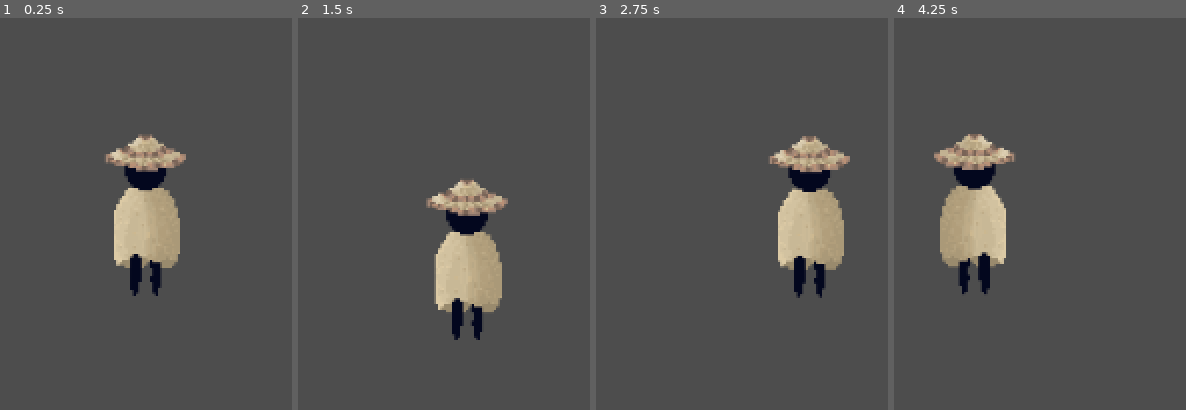
Above: before the commit, frames 1-4 (left to right).
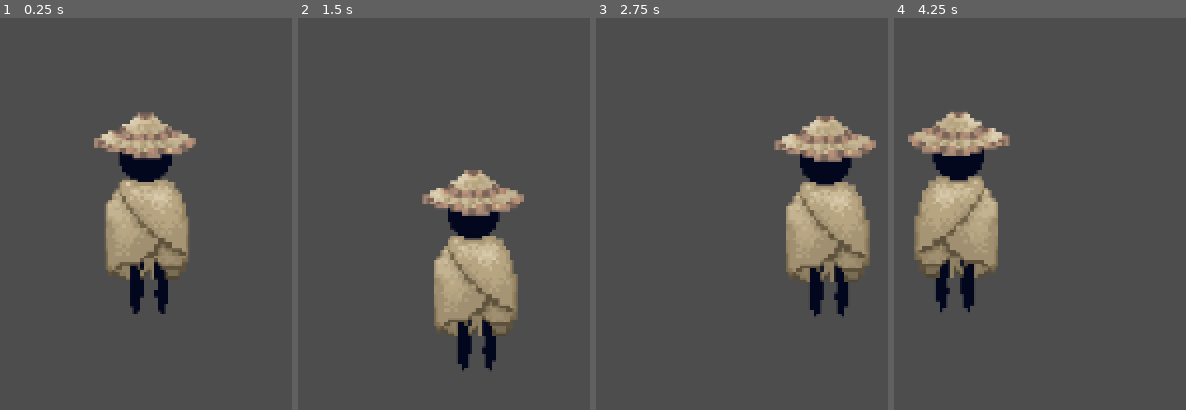
Above: after the commit, the same moments.

Repository: liu-petter/twilights-descent
Game: Godot game, scene res://scenes/areas/root.tscn
Same seed, same stepped clock (60 frames per second), same inputs: the game is played once before the commit and once after it. Before the commit the project starts from res://scenes/root.tscn.
Inputs:
- Up to frame 1 (0.25 s): no input
- Up to frame 2 (1.5 s): tap Enter at 0.5 s; hold D (right) 0.53-1.28 s; hold S (down) from 1.28 s (still down)
- Up to frame 3 (2.75 s): release S (down) at 2.03 s; hold D (right) from 2.03 s (still down)
- Up to frame 4 (4.25 s): release D (right) at 2.78 s; hold W (up) 2.78-3.53 s; hold A (left) from 3.53 s (still down)

The runs differ from the first frame. In frame 1, 7.9% of the frame differs, in the area x 32-68%, y 23-76%; in frame 2, 7.1%; in frame 3, 8.8%; in frame 4, 9.0%, in the area x 4-42%, y 23-75%.

Commit message:
updated static character

Diff:
--- a/project.godot
+++ b/project.godot
@@ -11,7 +11,7 @@
 [application]
 
 config/name="twilights-descent"
-run/main_scene="res://scenes/root.tscn"
+run/main_scene="res://scenes/areas/root.tscn"
 config/features=PackedStringArray("4.2", "Forward Plus")
 config/icon="res://icon.svg"
 
--- /dev/null
+++ b/scenes/areas/root.tscn
@@ -0,0 +1,13 @@
+[gd_scene load_steps=3 format=3 uid="uid://bpwxwiw0rufmy"]
+
+[ext_resource type="Script" path="res://scripts/camera.gd" id="1_q0hvm"]
+[ext_resource type="PackedScene" uid="uid://dfx1pkui17cv3" path="res://scenes/player.tscn" id="2_r4tok"]
+
+[node name="root" type="Node2D"]
+
+[node name="Camera2D" type="Camera2D" parent="."]
+zoom = Vector2(2.5, 2.5)
+script = ExtResource("1_q0hvm")
+
+[node name="Player" parent="." instance=ExtResource("2_r4tok")]
+unique_name_in_owner = true
--- a/scenes/player.tscn
+++ b/scenes/player.tscn
@@ -1,13 +1,13 @@
 [gd_scene load_steps=5 format=3 uid="uid://dfx1pkui17cv3"]
 
-[ext_resource type="Texture2D" uid="uid://djx7hqyl5a78f" path="res://assets/character.png" id="1_lo7pc"]
 [ext_resource type="Script" path="res://scripts/player.gd" id="1_u88ih"]
+[ext_resource type="Texture2D" uid="uid://djx7hqyl5a78f" path="res://assets/player/character.png" id="2_ovg0k"]
 
 [sub_resource type="SpriteFrames" id="SpriteFrames_sqr38"]
 animations = [{
 "frames": [{
 "duration": 1.0,
-"texture": ExtResource("1_lo7pc")
+"texture": ExtResource("2_ovg0k")
 }],
 "loop": true,
 "name": &"default",
--- a/scenes/root.tscn
+++ /dev/null
@@ -1,13 +0,0 @@
-[gd_scene load_steps=3 format=3 uid="uid://bpwxwiw0rufmy"]
-
-[ext_resource type="PackedScene" uid="uid://dfx1pkui17cv3" path="res://scenes/player.tscn" id="1_6tjvu"]
-[ext_resource type="Script" path="res://scripts/camera.gd" id="1_d81kk"]
-
-[node name="root" type="Node2D"]
-
-[node name="Camera2D" type="Camera2D" parent="."]
-zoom = Vector2(2, 2)
-script = ExtResource("1_d81kk")
-
-[node name="Player" parent="." instance=ExtResource("1_6tjvu")]
-unique_name_in_owner = true
Binary file removed: assets/character.png
Binary file added: assets/player/character.png
Not shown, changed: assets/player/character.png.import
